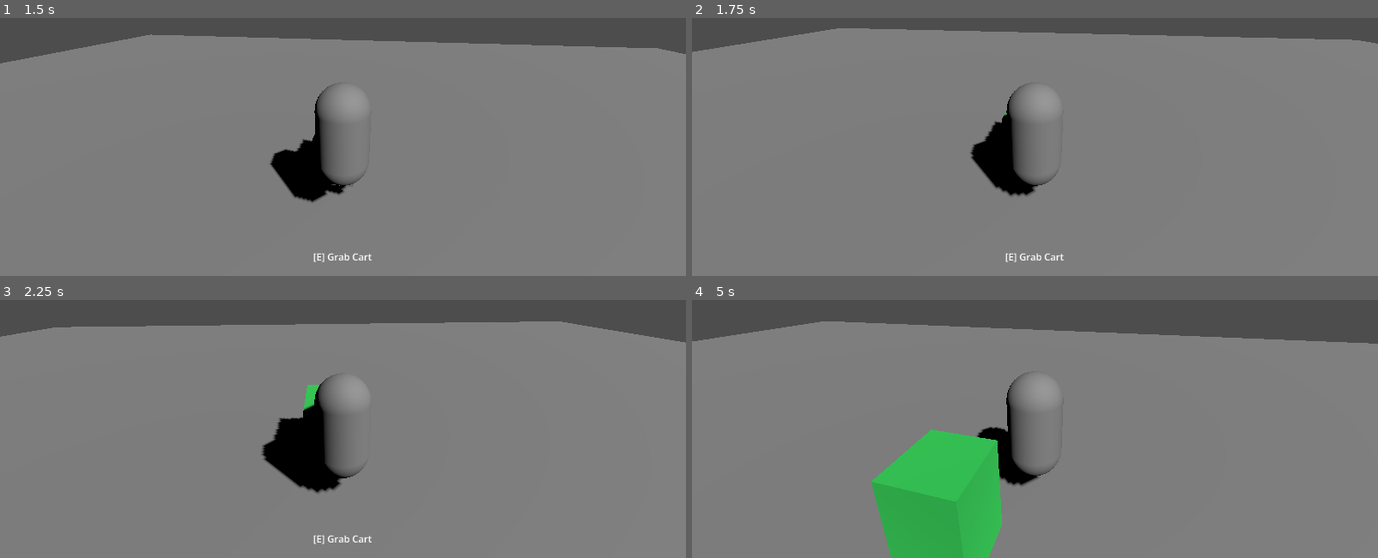
Above: before the commit, frames 1-4 (two rows, left to right).
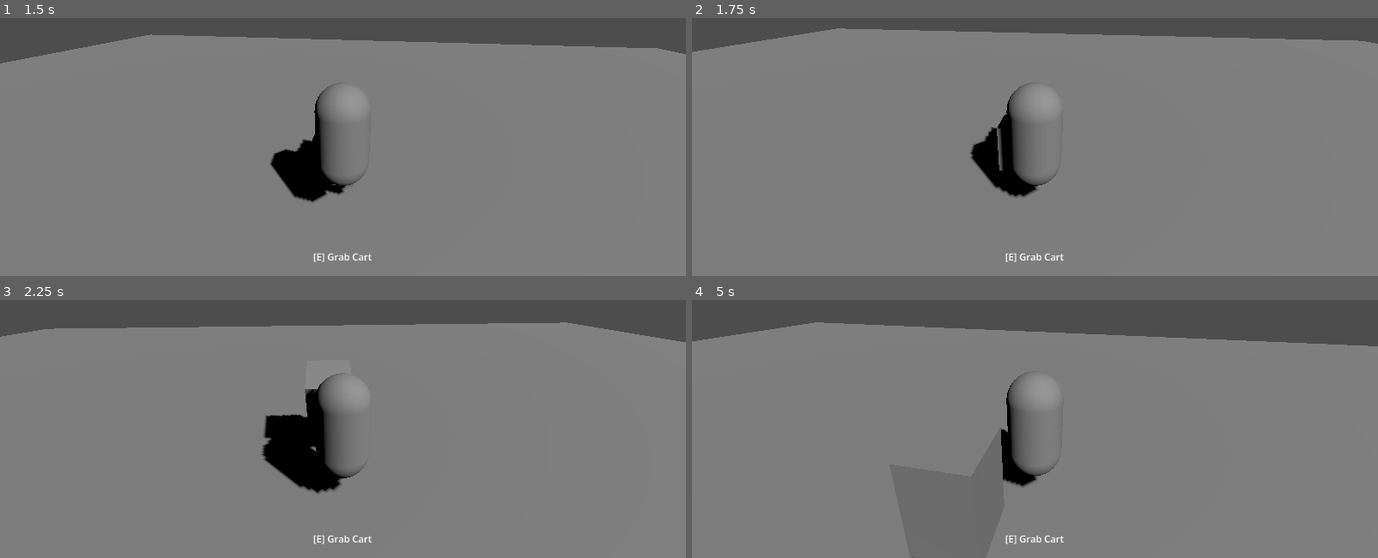
Above: after the commit, the same moments.

Repository: miles5g/paletero
Game: Godot game, scene res://world.tscn
The game is run twice, just before and just after one commit, with the same random seed, the same clock (stepped at 60 frames per second) and the same inputs.
Inputs (mouse positions are in pixels of both pictures, inside the frame that each line leads up to):
- Up to frame 1 (1.5 s): tap Enter at 0.5 s; move the mouse to (377, 82) at 0.52 s; hold W (move_forward) from 0.53 s (still down); tap E (interact) at 0.6 s; click (377, 82) at 0.67 s; tap Space (jump) at 0.77 s; move the mouse to (308, 85) at 1.27 s; tap Ctrl (crouch) at 1.35 s
- Up to frame 2 (1.75 s): keep holding W (move_forward); tap Space (jump) at 1.52 s; tap E (interact) at 1.55 s
- Up to frame 3 (2.25 s): keep holding W (move_forward); move the mouse to (356, 359) at 2.02 s; tap E (interact) at 2.1 s
- Up to frame 4 (5 s): keep holding W (move_forward); tap Space (jump) at 2.75, 3.02, 3.77, 4.52 s; move the mouse to (1028, 372) at 2.77 s; tap Shift (sprint) at 2.85 s; click (1028, 372) at 2.92 s; tap E (interact) at 3.05, 3.6, 4.55 s; move the mouse to (1083, 369) at 3.52 s; move the mouse to (980, 361) at 4.27 s; tap Ctrl (crouch) at 4.35 s

Frame 1 is identical in both runs. In frame 2, 0.3% of the frame differs, in the area x 15-98%, y 3-70%; in frame 3, 0.8%; in frame 4, 8.8%, in the area x 0-100%, y 8-100%.

Commit message:
Cart grab: spring hitch push (replace 6DOF), grab range from interaction area
Co-authored-by: Cursor <cursoragent@cursor.com>

Diff:
--- a/cart.gd
+++ b/cart.gd
@@ -84,3 +84,10 @@
 	if _handle_zone == null:
 		return false
 	return _handle_zone.get_overlapping_bodies().has(player)
+
+func is_player_in_grab_range(player: CharacterBody3D) -> bool:
+	if is_player_in_handle_zone(player):
+		return true
+	if _interaction_area == null:
+		return false
+	return _interaction_area.get_overlapping_bodies().has(player)
--- a/player.gd
+++ b/player.gd
@@ -8,11 +8,15 @@
 
 @export var push_force: float = 2.0
 @export var mouse_sensitivity: float = 0.0025
+## Virtual hitch: pulls cart toward the anchor relative to the player (works with CharacterBody3D + Jolt).
+@export var hitch_spring: float = 2200.0
+@export var hitch_damping: float = 95.0
 var gravity = ProjectSettings.get_setting("physics/3d/default_gravity")
 
 var is_pushing: bool = false
 var current_cart: RigidBody3D = null
-var _push_joint: Generic6DOFJoint3D = null
+## Cart center relative to player in player-local axes (XZ follow, Y keeps height relationship).
+var _hitch_cart_local: Vector3 = Vector3.ZERO
 var can_interact: bool = false
 
 var _mesh_instance: MeshInstance3D
@@ -56,10 +60,6 @@
 
 func _physics_process(delta: float) -> void:
 	if Input.is_action_just_pressed("interact"):
-		print("Interact signal: ", can_interact)
-		if can_interact:
-			print("CONNECTED")
-			_apply_cart_connection_highlight()
 		_interact()
 
 	if not is_on_floor():
@@ -93,6 +93,10 @@
 
 	move_and_slide()
 
+	if is_pushing and current_cart != null:
+		current_cart.sleeping = false
+		_apply_hitch_forces()
+
 	for i in get_slide_collision_count():
 		var collision = get_slide_collision(i)
 		var body = collision.get_collider()
@@ -101,18 +105,6 @@
 			var force_dir = -collision.get_normal()
 			body.apply_central_impulse(force_dir * velocity.length() * push_force)
 
-func _apply_cart_connection_highlight() -> void:
-	var cart := get_parent().get_node_or_null("Cart") as RigidBody3D
-	if cart == null:
-		return
-	for child in cart.get_children():
-		if child is MeshInstance3D:
-			var mi := child as MeshInstance3D
-			var mat := StandardMaterial3D.new()
-			mat.albedo_color = Color(0.2, 0.85, 0.35)
-			mi.material_override = mat
-			return
-
 func _interact() -> void:
 	if is_pushing:
 		_detach_from_cart()
@@ -120,44 +112,37 @@
 	if not can_interact:
 		return
 	for cart in get_tree().get_nodes_in_group("carts"):
-		if cart is RigidBody3D and cart.has_method("is_player_in_handle_zone") and cart.is_player_in_handle_zone(self):
+		if cart is RigidBody3D and cart.has_method("is_player_in_grab_range") and cart.is_player_in_grab_range(self):
 			_attach_to_cart(cart)
 			return
-	print("Interact pressed")
 
 func _attach_to_cart(cart: RigidBody3D) -> void:
-	if _push_joint != null:
-		_push_joint.queue_free()
-		_push_joint = null
+	if current_cart != null and current_cart != cart:
+		remove_collision_exception_with(current_cart)
 	current_cart = cart
 	is_pushing = true
-	var world_node := get_parent()
-	_push_joint = Generic6DOFJoint3D.new()
-	world_node.add_child(_push_joint)
-	_push_joint.exclude_nodes_from_collision = true
-	_push_joint.global_position = global_position.lerp(cart.global_position, 0.45)
-	_push_joint.global_basis = Basis.IDENTITY
-	_push_joint.node_a = world_node.get_path_to(self)
-	_push_joint.node_b = world_node.get_path_to(cart)
-	_configure_push_joint(_push_joint)
+	add_collision_exception_with(cart)
+	_hitch_cart_local = global_transform.basis.inverse() * (cart.global_position - global_position)
+	cart.freeze = false
+	cart.sleeping = false
+	cart.can_sleep = false
 
-func _configure_push_joint(joint: Generic6DOFJoint3D) -> void:
-	for set_flag in [joint.set_flag_x, joint.set_flag_y, joint.set_flag_z]:
-		set_flag.call(Generic6DOFJoint3D.FLAG_ENABLE_LINEAR_LIMIT, true)
-		set_flag.call(Generic6DOFJoint3D.FLAG_ENABLE_ANGULAR_LIMIT, false)
-	joint.set_param_x(Generic6DOFJoint3D.PARAM_LINEAR_LOWER_LIMIT, 0.0)
-	joint.set_param_x(Generic6DOFJoint3D.PARAM_LINEAR_UPPER_LIMIT, 0.0)
-	joint.set_param_y(Generic6DOFJoint3D.PARAM_LINEAR_LOWER_LIMIT, 0.0)
-	joint.set_param_y(Generic6DOFJoint3D.PARAM_LINEAR_UPPER_LIMIT, 0.0)
-	joint.set_param_z(Generic6DOFJoint3D.PARAM_LINEAR_LOWER_LIMIT, 0.0)
-	joint.set_param_z(Generic6DOFJoint3D.PARAM_LINEAR_UPPER_LIMIT, 0.0)
+func _apply_hitch_forces() -> void:
+	if current_cart == null or not is_instance_valid(current_cart):
+		return
+	var desired := global_position + global_transform.basis * _hitch_cart_local
+	var err: Vector3 = desired - current_cart.global_position
+	var v := current_cart.linear_velocity
+	var damp := Vector3(v.x, 0.0, v.z) * hitch_damping
+	current_cart.apply_central_force(err * hitch_spring - damp)
 
 func _detach_from_cart() -> void:
+	var cart := current_cart
+	if cart != null:
+		cart.can_sleep = true
+		remove_collision_exception_with(cart)
 	is_pushing = false
 	current_cart = null
-	if _push_joint != null:
-		_push_joint.queue_free()
-		_push_joint = null
 
 func _exit_tree() -> void:
 	_detach_from_cart()
